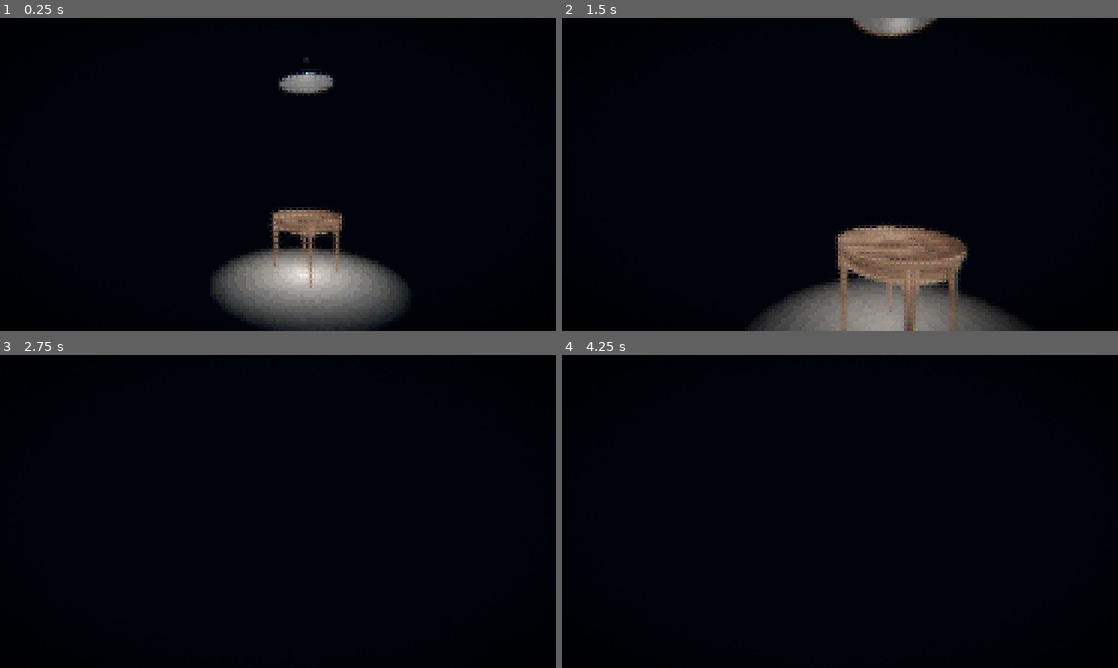
Above: before the commit, frames 1-4 (two rows, left to right).
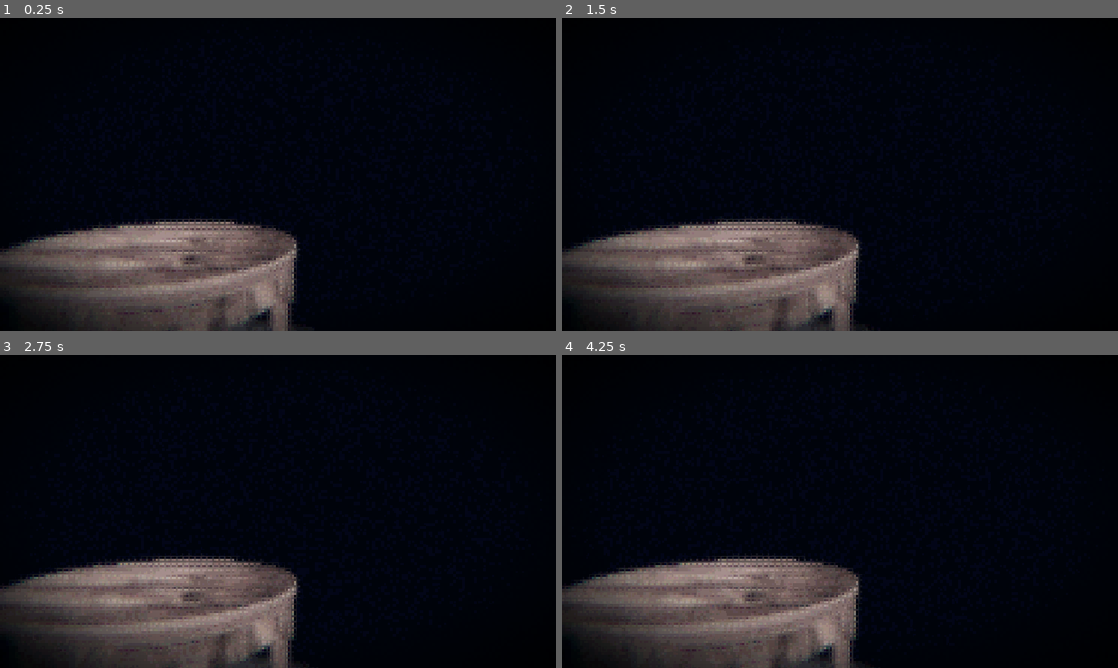
Above: after the commit, the same moments.

Repository: sebashtioon/line-test
Game: Godot game, scene res://src/main/main.tscn
Same seed, same stepped clock (60 frames per second), same inputs: the game is played once before the commit and once after it.
Inputs (mouse positions are in pixels of both pictures, inside the frame that each line leads up to):
- Up to frame 1 (0.25 s): no input
- Up to frame 2 (1.5 s): tap Enter at 0.5 s; move the mouse to (867, 174) at 0.52 s; hold W (move_forward) from 0.53 s (still down); tap Alt at 0.6 s; move the mouse to (812, 174) at 1.27 s; tap Shift at 1.35 s
- Up to frame 3 (2.75 s): keep holding W (move_forward); move the mouse to (289, 505) at 2.02 s; tap Alt at 2.1 s
- Up to frame 4 (4.25 s): keep holding W (move_forward); move the mouse to (834, 517) at 2.77 s; tap Shift at 2.85 s; tap Space at 3.5 s; move the mouse to (878, 514) at 3.52 s; tap Alt at 3.6 s

The runs differ from the first frame. In frame 1, 22% of the frame differs, in the area x 0-74%, y 12-100%; in frame 2, 23%, in the area x 0-84%, y 0-100%; in frame 3, 16%; in frame 4, 16%.

Commit message:
main menu shenanigans

Diff:
--- a/src/main/main.gd
+++ b/src/main/main.gd
@@ -1,4 +1,5 @@
 extends Node3D
+
 
 func _ready() -> void:
 	pass
--- a/src/main/main.tscn
+++ b/src/main/main.tscn
@@ -4,6 +4,7 @@
 [ext_resource type="PackedScene" uid="uid://bsljbif1rji7e" path="res://src/player/player.tscn" id="2_3s6yk"]
 [ext_resource type="PackedScene" uid="uid://bsvx7uhvigx7t" path="res://ast/actors/furniture/vintage_table.tscn" id="3_ab7mr"]
 [ext_resource type="PackedScene" uid="uid://bmcsua0jmiucp" path="res://ast/actors/architectural/room lighting/ceiling_light.tscn" id="4_djufw"]
+[ext_resource type="Material" path="res://buckshoteffect.tres" id="5_jkpqq"]
 
 [sub_resource type="ProceduralSkyMaterial" id="ProceduralSkyMaterial_3eh75"]
 sky_top_color = Color(0, 0, 0, 1)
@@ -112,7 +113,7 @@
 shape = SubResource("ConcavePolygonShape3D_3s6yk")
 
 [node name="player" parent="." unique_id=838546913 instance=ExtResource("2_3s6yk")]
-transform = Transform3D(1, 0, 0, 0, 1, 0, 0, 0, 1, -0.4598112, 0.68530583, 3.9811134)
+transform = Transform3D(1, 0, 0, 0, 1, 0, 0, 0, 1, -0.4598112, 0.68530583, 8.601427)
 
 [node name="vintage_table" parent="." unique_id=405293067 instance=ExtResource("3_ab7mr")]
 transform = Transform3D(0.4498767, 0, 0, 0, 0.4498767, 0, 0, 0, 0.4498767, 0, 0.625074, 0)
@@ -138,3 +139,20 @@
 spot_attenuation = -4.96
 spot_angle = 17.7
 spot_angle_attenuation = 84.44943
+
+[node name="mainmenu_camera" type="Camera3D" parent="." unique_id=498681138]
+transform = Transform3D(1, 0, 0, 0, 1, 0, 0, 0, 1, 0.4852066, 1.7737075, 1.3754022)
+current = true
+fov = 51.3
+
+[node name="effectlayer" type="CanvasLayer" parent="mainmenu_camera" unique_id=1999761846]
+layer = 20
+
+[node name="buckshoteffect" type="ColorRect" parent="mainmenu_camera/effectlayer" unique_id=533255278]
+material = ExtResource("5_jkpqq")
+anchors_preset = 15
+anchor_right = 1.0
+anchor_bottom = 1.0
+grow_horizontal = 2
+grow_vertical = 2
+mouse_filter = 2
